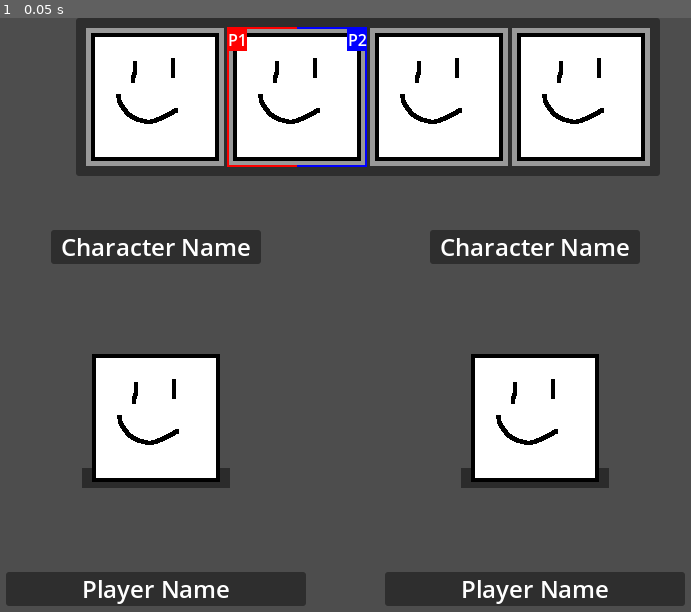
Above: before the commit, frame 1.
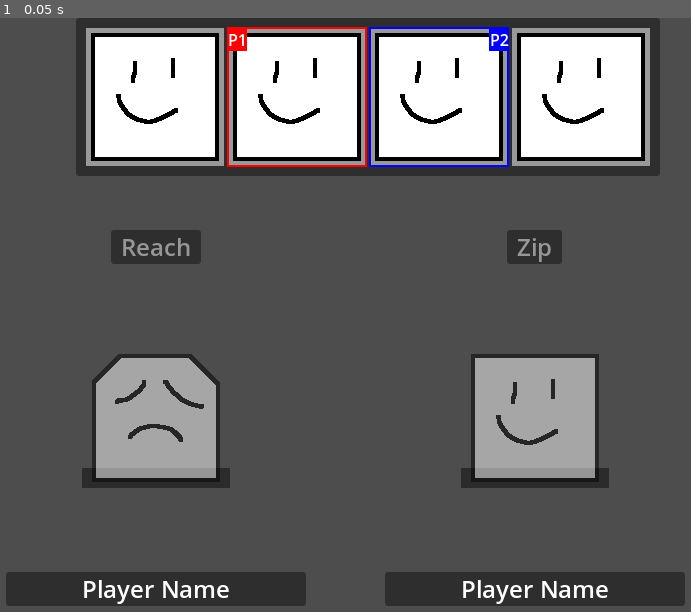
Above: after the commit, the same moment.

Repository: SamBumgardner/spellstrike
Game: Godot game, scene res://ui/menu/character_select/character_select.tscn
Same seed, same stepped clock (60 frames per second), same inputs: the game is played once before the commit and once after it. This scene is started directly instead of the project's main scene.
Inputs:
- Up to frame 1 (0.05 s): no input

The runs differ from the first frame. In frame 1, 11% of the frame differs, in the area x 7-93%, y 1-78%.

Commit message:
set initial preview display

Diff:
--- a/game/ui/menu/abstract_controller_menu.gd
+++ b/game/ui/menu/abstract_controller_menu.gd
@@ -1,13 +1,17 @@
 class_name AbstractControllerMenu extends Control
 
+var moved_map: Dictionary
 var actions_map: Dictionary
 
 # To be implemented by child
-func get_initial_element() -> Control:
+func get_initial_element(_cursor_side: Player.Side) -> Control:
     return null
 
 # To be implemented by child
 func generate_actions_map() -> Dictionary:
+    return {}
+
+func generate_moved_map() -> Dictionary:
     return {}
 
 # To be implemented by child
@@ -16,9 +20,10 @@
 
 func _ready() -> void:
     actions_map = generate_actions_map()
+    moved_map = generate_moved_map()
     initialize_focus_neighbors()
 
-func move_selection(starting_ui_element: Control, action_buffer: ActionBuffer) -> Control:
+func move_selection(starting_ui_element: Control, action_buffer: ActionBuffer, cursor_side: Player.Side) -> Control:
     var current_ui_element: Control = starting_ui_element
     if action_buffer.consume_just_pressed('l'):
         current_ui_element = try_get_node(current_ui_element.focus_neighbor_left, current_ui_element)
@@ -28,6 +33,11 @@
         current_ui_element = try_get_node(current_ui_element.focus_neighbor_top, current_ui_element)
     if action_buffer.consume_just_pressed('d'):
         current_ui_element = try_get_node(current_ui_element.focus_neighbor_bottom, current_ui_element)
+
+    if starting_ui_element != current_ui_element:
+        var moved = moved_map.get(current_ui_element.name)
+        if moved != null:
+            moved.call(cursor_side)
 
     return current_ui_element
 
--- a/game/ui/menu/character_select/character_options.gd
+++ b/game/ui/menu/character_select/character_options.gd
@@ -1,6 +1,7 @@
 class_name CharacterOptions extends AbstractControllerMenu
 
 signal character_selected(acting_side: Player.Side, character_spec: CharacterSpec)
+signal character_selection_moved(acting_side: Player.Side, character_spec: CharacterSpec)
 signal selection_canceled(acting_side: Player.Side)
 
 @onready var targetable_ui: Array = $MC/GC.get_children()
@@ -12,8 +13,19 @@
     load("res://assets/data/character/character_reach.tres"),
 ]
 
-func get_initial_element() -> Control:
-    return targetable_ui[1] as Control
+func get_initial_element(cursor_side: Player.Side) -> Control:
+    var midpoint: int = (targetable_ui.size() - 1) / 2
+    var remainder: int = (targetable_ui.size() - 1) % 2
+    var extra = 0 if cursor_side == Player.Side.P1 else remainder
+
+    return targetable_ui[midpoint + extra] as Control
+
+func get_initial_character(cursor_side: Player.Side) -> CharacterSpec:
+    var midpoint: int = (targetable_ui.size() - 1) / 2
+    var remainder: int = (targetable_ui.size() - 1) % 2
+    var extra = 0 if cursor_side == Player.Side.P1 else remainder
+
+    return character_specifications[midpoint + extra]
 
 func initialize_focus_neighbors() -> void:
     for i in targetable_ui.size():
@@ -29,3 +41,11 @@
         result[key] = selection_canceled.emit.bind(character_specifications[i])
 
     return result
+
+func generate_moved_map() -> Dictionary:
+    var result = {}
+    for i in targetable_ui.size():
+        var key = targetable_ui[i].name
+        result[key] = character_selection_moved.emit.bind(character_specifications[i])
+
+    return result
--- a/game/ui/menu/character_select/character_select.gd
+++ b/game/ui/menu/character_select/character_select.gd
@@ -15,13 +15,21 @@
 
     character_options.character_selected.connect(_on_character_selected)
     character_options.selection_canceled.connect(_on_selection_cancelled)
+    character_options.character_selection_moved.connect(_on_character_selection_moved)
+
+    # set up initial view
+    for side in Player.Side.values():
+        player_selections[side].preview_character(character_options.get_initial_character(side))
 
     if multiplayer.is_server():
-        SyncManager.start()
+        get_tree().create_timer(.5).timeout.connect(SyncManager.start, CONNECT_ONE_SHOT)
 
-func _on_character_selected(selecting_side: Player.Side, character_spec: CharacterSpec) -> void:
-    cursor_logics[selecting_side].cursor_status = CursorLogic.Status.SELECTED
-    player_selections[selecting_side].select_character(character_spec)
+func _on_character_selection_moved(acting_side: Player.Side, character_spec: CharacterSpec) -> void:
+    player_selections[acting_side].preview_character(character_spec)
+
+func _on_character_selected(acting_side: Player.Side, character_spec: CharacterSpec) -> void:
+    cursor_logics[acting_side].cursor_status = CursorLogic.Status.SELECTED
+    player_selections[acting_side].select_character(character_spec)
 
 func _on_selection_cancelled(acting_side: Player.Side, character_spec: CharacterSpec) -> void:
     if cursor_logics[acting_side].cursor_status == CursorLogic.Status.SELECTED:
--- a/game/ui/menu/character_select/player_selection.gd
+++ b/game/ui/menu/character_select/player_selection.gd
@@ -5,8 +5,16 @@
 
 func preview_character(new_character_spec: CharacterSpec) -> void:
     print_debug("previewing character spec %s..." % new_character_spec.name)
+    character_name_label.text = new_character_spec.name
+    character_sprite.texture = new_character_spec.animation_sprite
+    modulate_character_info(Color(Color.WHITE, .5))
 
 func select_character(new_character_spec: CharacterSpec) -> void:
     print_debug("selected character spec %s!" % new_character_spec.name)
     character_name_label.text = new_character_spec.name
     character_sprite.texture = new_character_spec.animation_sprite
+    modulate_character_info(Color.WHITE)
+
+func modulate_character_info(new_modulate: Color) -> void:
+    for canvas_item: CanvasItem in [character_name_label, character_sprite]:
+        canvas_item.modulate = new_modulate
--- a/game/ui/menu/cursor_logic.gd
+++ b/game/ui/menu/cursor_logic.gd
@@ -34,7 +34,7 @@
 
     attached_controller_menu = menu
     cursor_status = start_status
-    current_target_ui = attached_controller_menu.get_initial_element()
+    current_target_ui = attached_controller_menu.get_initial_element(side)
 
 func _ready() -> void:
     add_to_group("network_sync")
@@ -47,7 +47,7 @@
     action_buffer.set_lookback_distance(ActionBuffer.QUEUE_LENGTH)
 
     if cursor_status == Status.ACTIVE:
-        current_target_ui = attached_controller_menu.move_selection(current_target_ui, action_buffer)
+        current_target_ui = attached_controller_menu.move_selection(current_target_ui, action_buffer, player_side)
 
     if cursor_status not in [Status.DISABLED, Status.GONE]:
         attached_controller_menu.act_on_selection(current_target_ui, action_buffer, player_side)
